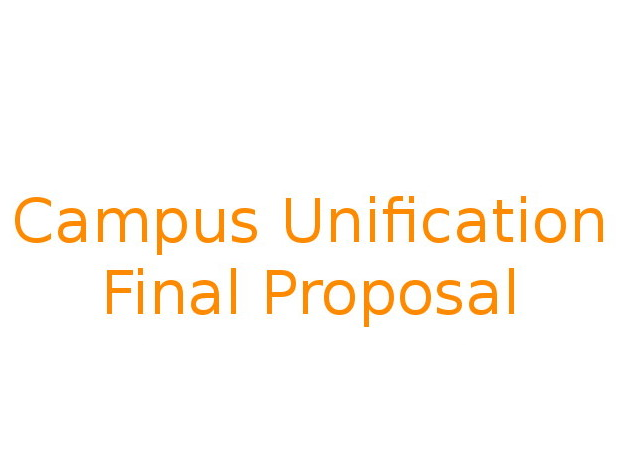
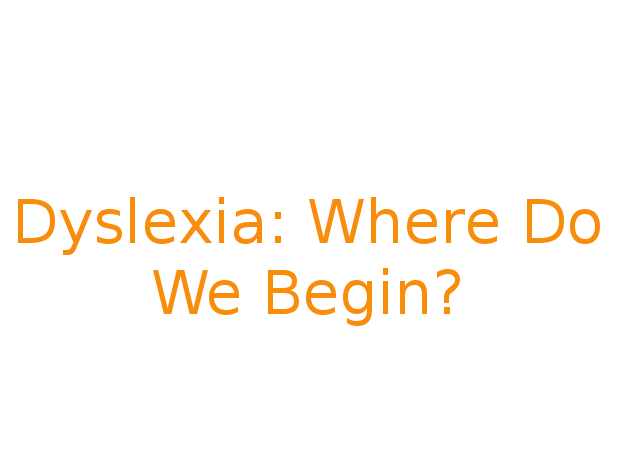
The second 625×475 image is a revision of the first. Changes to its layers:
removed layer "cuportfolio.jpg" over left=8, top=191, right=614, bottom=328
added layer "Dyslexia: Where Do ..." above "Layer" over left=18, top=197, right=600, bottom=326
added layer "Layer" over left=8, top=191, right=614, bottom=328
